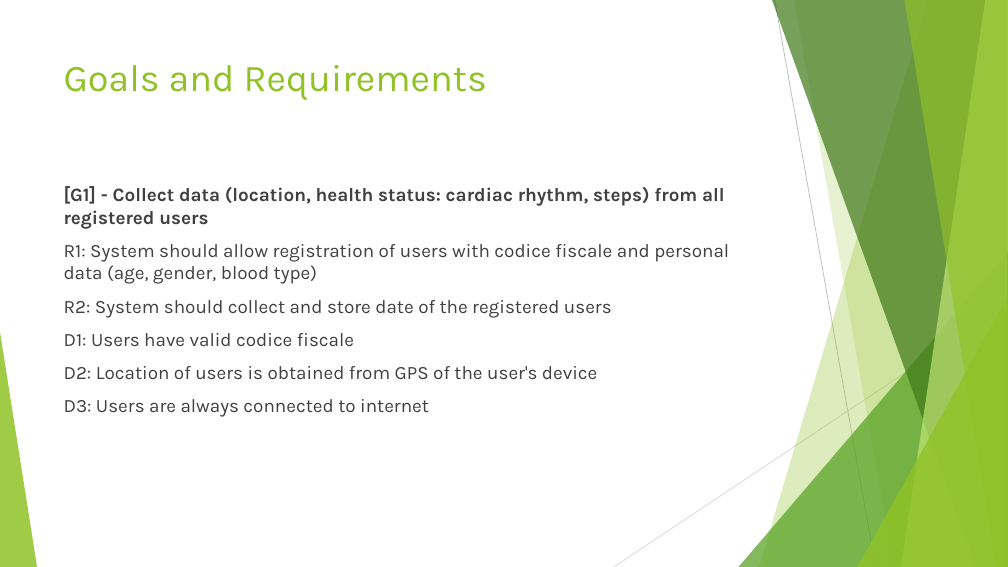
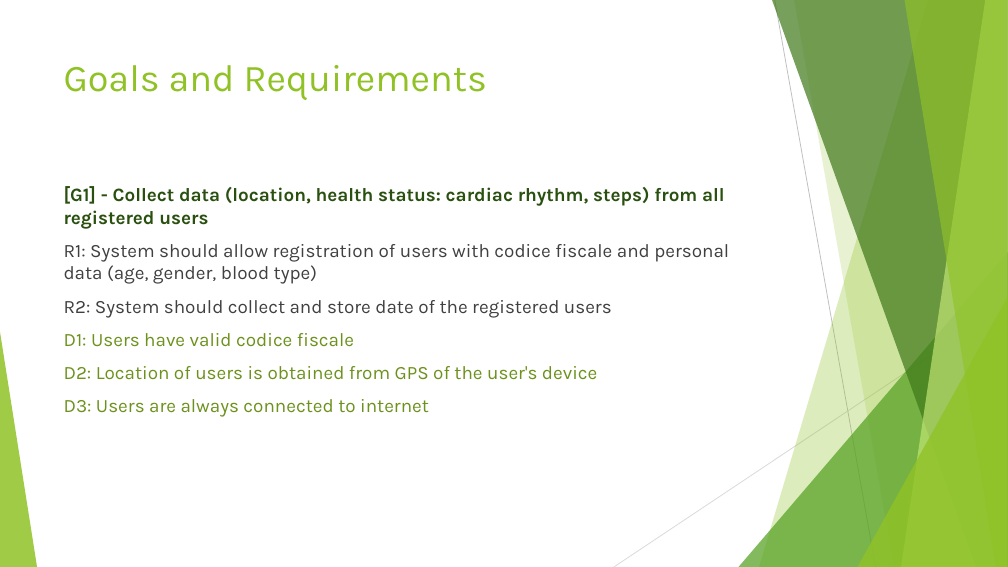
Before and after one commit to lesieulo/GopalakrishnanLesieurBrellmann, a slide deck: slide 2 of presentation.pptx. Drawn at 1008x567 pixels with LibreOffice and Linux fonts; fonts in the diff are those of the drawing. Boxes give left, top, right and bottom in pixels: in the first picture for what was removed or moved away, otherwise in the second. Text is boxed around its words. In the diff, an @@ line names an element or a change of style, - is before the commit and + after.

```diff
--- a/presentation.pptx
+++ b/presentation.pptx
@@ text at [64, 186, 725, 417]: text colour #404040 to #2A5010 in "[G1] - Collect data (location, health status: ..."; text colour #404040 to #6C921D in "D1: Users have valid codice fiscale", "D2: Location of users is obtained from ...", "D3: Users are always connected to internet" @@
```
Also in this commit, not shown: 3 other slides changed.
